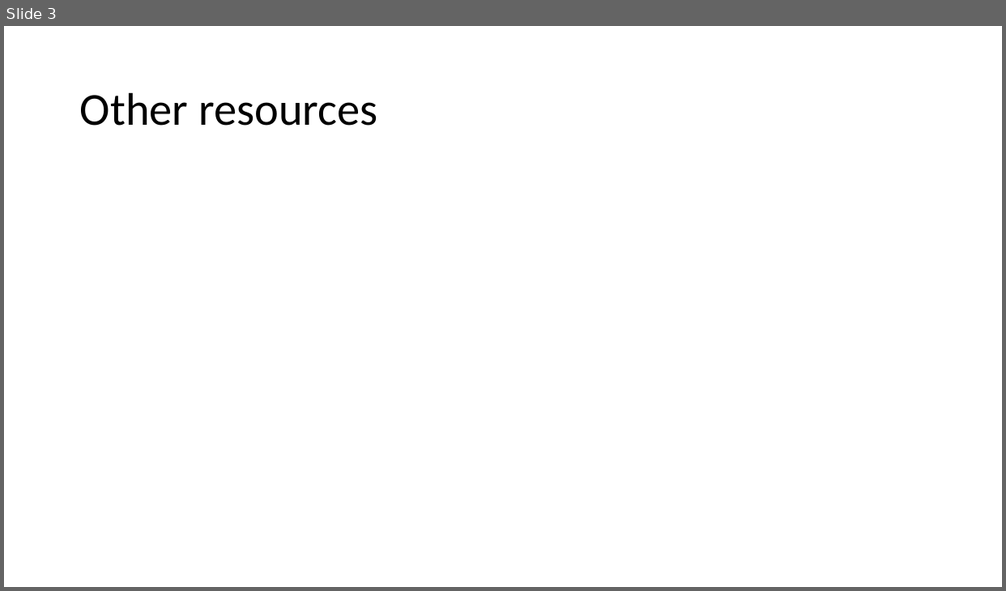
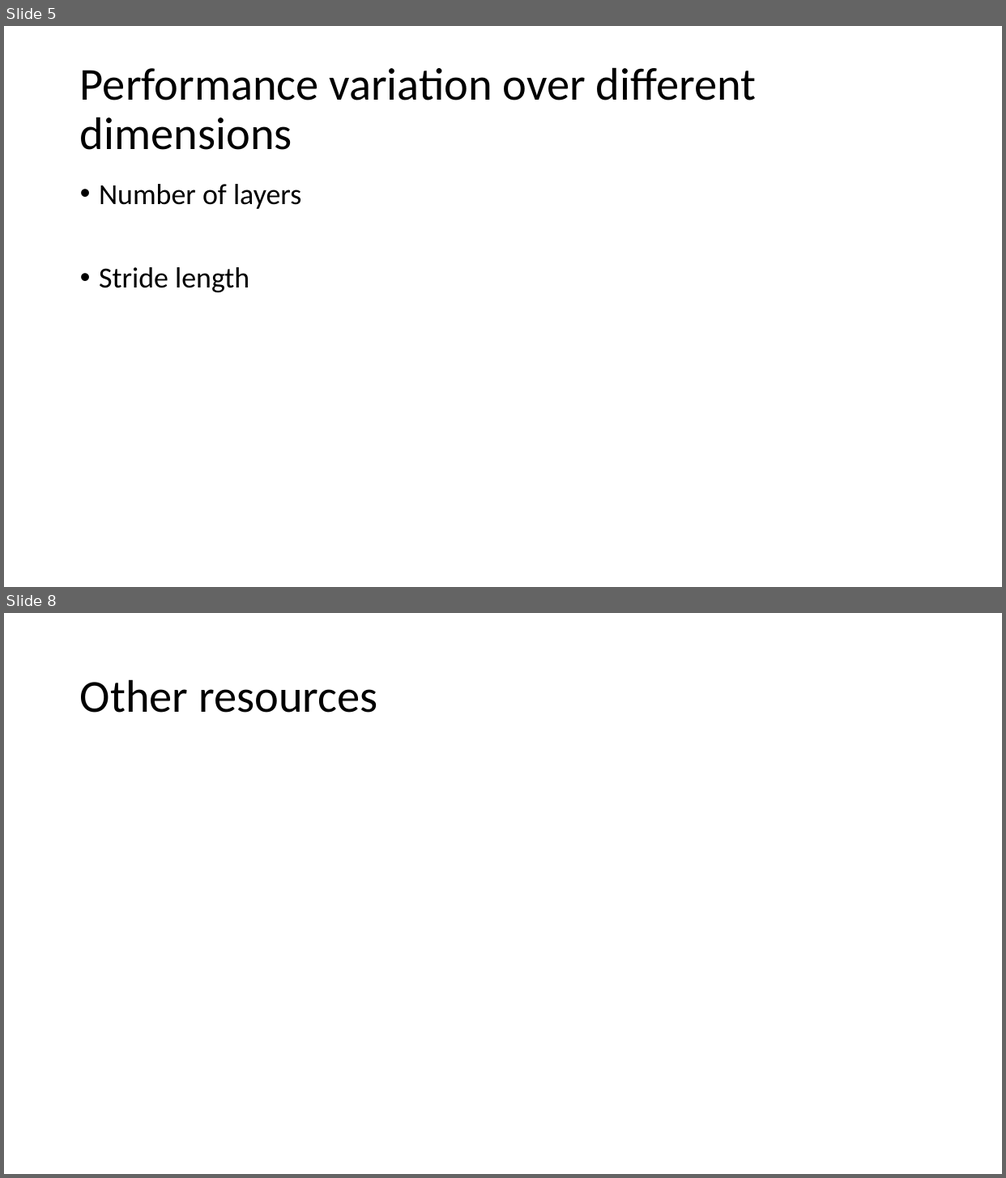
Before and after one commit to vivek14632/Deeplearning, a slide deck: chapter3/Convolutional Neural network.pptx. Shown one above the other, each under a label of ours: slide 3 before the commit, slides 5 and 8 after it; the slides between them are not shown. The pictures are 1006x591 and 1006x1178 pixels, drawn with LibreOffice and Linux fonts; fonts in the diff are those of the drawing. Boxes give left, top, right and bottom in pixels: in the first picture for what was removed or moved away, otherwise in the second. Text is boxed around its words. In the diff, an @@ line names an element or a change of style, - is before the commit and + after.

```diff
--- a/chapter3/Convolutional Neural network.pptx
+++ b/chapter3/Convolutional Neural network.pptx
@@ slide 5 added at <box>4,26,1002,587</box>, background #FFFFFF @@
@@ title added at <box>80,67,756,150</box>, 44 pt, text #000000 @@
+Performance variation over different dimensions
@@ text added at <box>99,184,301,292</box>, 28 pt, text #000000 @@
+• Number of layers
+• Stride length
@@ what was slide 3 is now slide 8 @@
```
Also in this commit, not shown: 2 slides changed, 4 other slides added.
